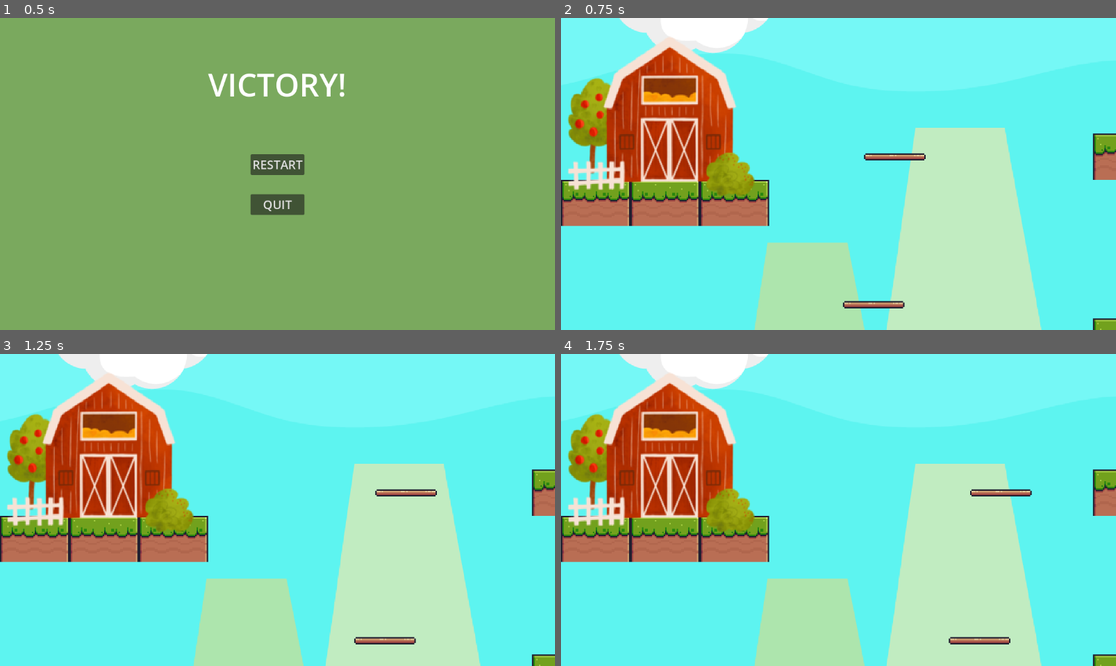
Above: before the commit, frames 1-4 (two rows, left to right).
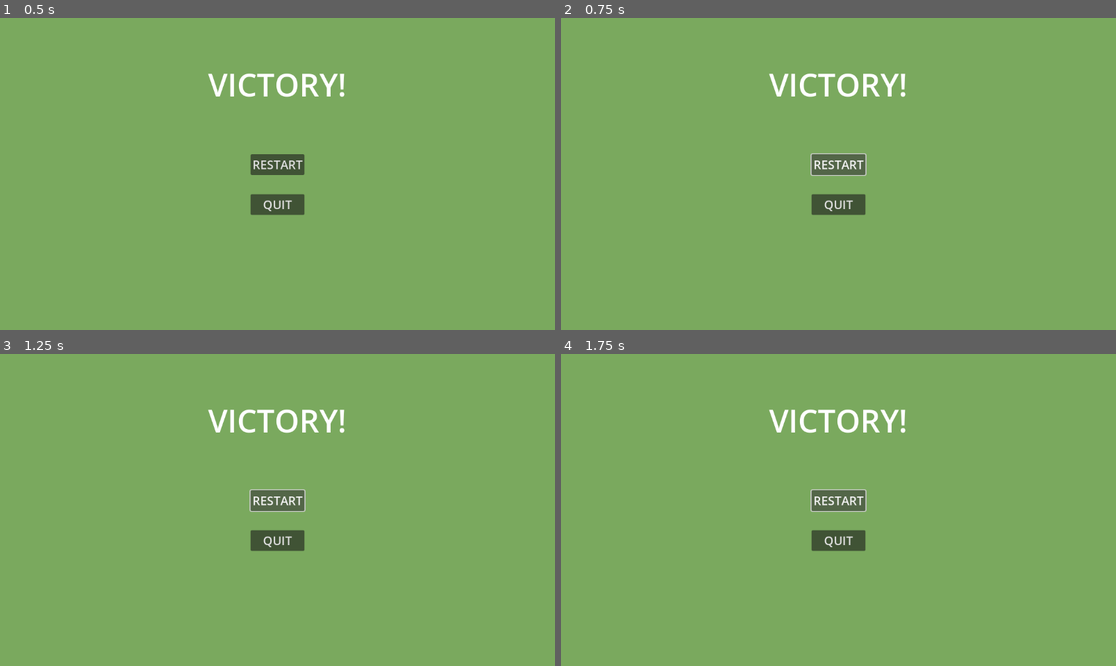
Above: after the commit, the same moments.

Repository: franstreicher/CISC-2DGame
Game: Godot game, scene res://victory_screen.tscn
Two runs of this game, one before a commit and one after it. Both use one fixed random seed, a clock stepped at 60 frames per second and the inputs below. This scene is started directly instead of the project's main scene.
Inputs (mouse positions are in pixels of both pictures, inside the frame that each line leads up to):
- Up to frame 1 (0.5 s): no input
- Up to frame 2 (0.75 s): click "RESTART" at 0.5 s
- Up to frame 3 (1.25 s): no input
- Up to frame 4 (1.75 s): click (838, 500) at 1.25 s, where only the run after the commit has a clickable "RESTART"

Frame 1 is identical in both runs. In frame 2, 100% of the frame differs, in the area x 0-100%, y 0-100%; in frame 3, 100%; in frame 4, 100%.
Error after the commit: Invalid call. Nonexistent function 'change_scene' in base 'SceneTree'. (res://victory_screen.gd:7)

Commit message:
intro

Diff:
--- a/intro attempts/intro.tscn
+++ b/intro attempts/intro.tscn
@@ -1,6 +1,7 @@
-[gd_scene load_steps=2 format=3 uid="uid://ciavofncxhfay"]
+[gd_scene load_steps=3 format=3 uid="uid://ciavofncxhfay"]
 
-[ext_resource type="Texture2D" uid="uid://cteacgjxardoc" path="res://intro attempts/Intro Page 1.jpg" id="1_j40g0"]
+[ext_resource type="Texture2D" path="res://intro attempts/Intro Page 1.jpg" id="1_j40g0"]
+[ext_resource type="Script" path="res://intro attempts/intro.gd" id="1_nngj0"]
 
 [node name="Intro" type="Control"]
 layout_mode = 3
@@ -9,12 +10,21 @@
 anchor_bottom = 1.0
 grow_horizontal = 2
 grow_vertical = 2
+script = ExtResource("1_nngj0")
+
+[node name="IntroPage1" type="Sprite2D" parent="."]
+position = Vector2(1452, 898)
+scale = Vector2(2.10694, 2.30161)
+texture = ExtResource("1_j40g0")
 
 [node name="GridContainer" type="GridContainer" parent="."]
 layout_mode = 1
 anchors_preset = 15
 anchor_right = 1.0
 anchor_bottom = 1.0
+offset_top = 273.0
+offset_right = 342.0
+offset_bottom = 108.0
 grow_horizontal = 2
 grow_vertical = 2
 
@@ -30,3 +40,6 @@
 size_flags_horizontal = 3
 theme_override_font_sizes/font_size = 41
 text = "PLAY"
+vertical_icon_alignment = 0
+
+[connection signal="pressed" from="GridContainer/Button" to="." method="_on_button_pressed"]
--- a/main scene.tscn
+++ b/main scene.tscn
@@ -760,9 +760,6 @@
 physics_layer_1/collision_layer = 1
 sources/0 = SubResource("TileSetAtlasSource_58aic")
 
-[sub_resource type="RectangleShape2D" id="RectangleShape2D_uyo1k"]
-size = Vector2(168.838, 128.095)
-
 [node name="main scene" type="Node2D"]
 
 [node name="TextureRect" type="TextureRect" parent="."]
@@ -792,17 +789,9 @@
 scale = Vector2(2.0325, 2.165)
 texture = ExtResource("3_o4vxw")
 
-[node name="Area2D" type="Area2D" parent="farm building"]
-
-[node name="CollisionShape2D" type="CollisionShape2D" parent="farm building/Area2D"]
-position = Vector2(-4.63407, 2.30946)
-shape = SubResource("RectangleShape2D_uyo1k")
-
-[node name="pinkchicken" parent="." instance=ExtResource("4_bh2v0")]
-position = Vector2(103, 40)
-
-[node name="bluechicken" parent="." instance=ExtResource("5_72ip0")]
-position = Vector2(122, 1588)
+[node name="Player" parent="." instance=ExtResource("4_bh2v0")]
+
+[node name="Player2" parent="." instance=ExtResource("5_72ip0")]
 
 [node name="moving platform" parent="." instance=ExtResource("6_23hu1")]
 position = Vector2(609, 595)
@@ -867,7 +856,7 @@
 [node name="CollisionShape2D" parent="pink surface/pink 4" index="1"]
 position = Vector2(3151.9, -23949.5)
 
-[connection signal="body_entered" from="farm building/Area2D" to="farm building" method="_on_area_2d_body_entered"]
+[node name="Node2D" type="Node2D" parent="."]
 
 [editable path="pink surface/pink 1"]
 [editable path="pink surface/pink 2"]
--- a/victory_screen.gd
+++ b/victory_screen.gd
@@ -4,7 +4,7 @@
 
 
 func _on_restart_button_pressed():
-	get_tree().change_scene_to_file("res://main scene.tscn")
+	get_tree().change_scene("res://main scene.tscn")
 
 
 func _on_quit_button_pressed():
Not shown, removed: Intro Page 1.jpg.import
Not shown: 1 places in main scene.tscn that only renumber resources
